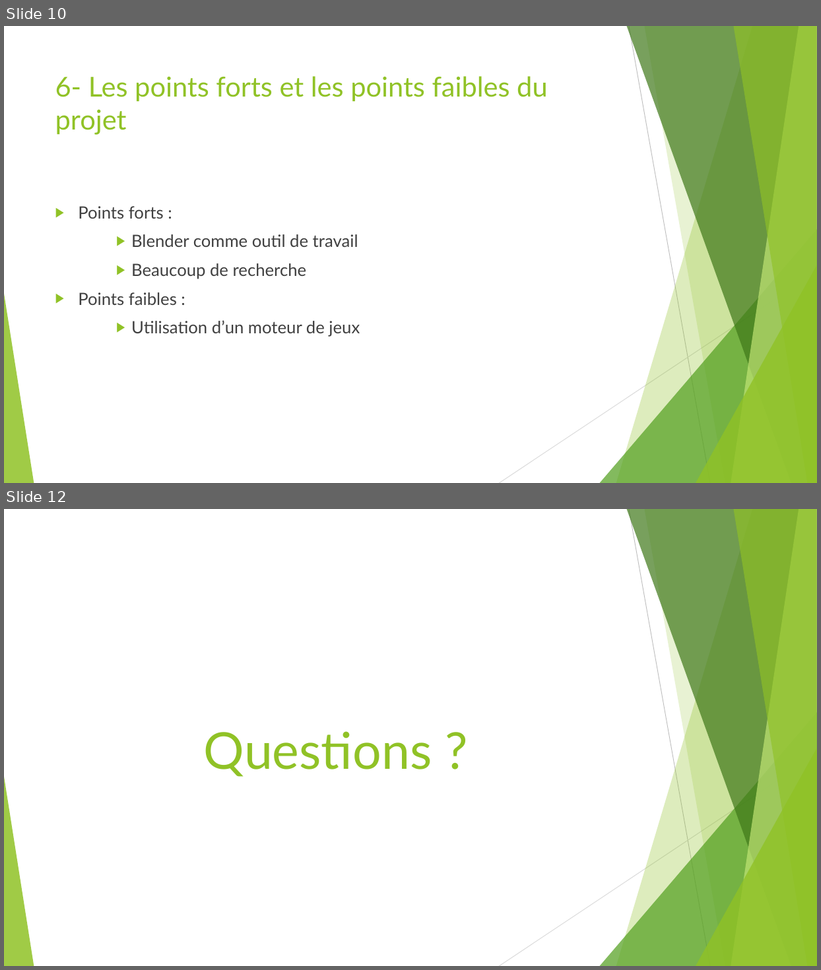
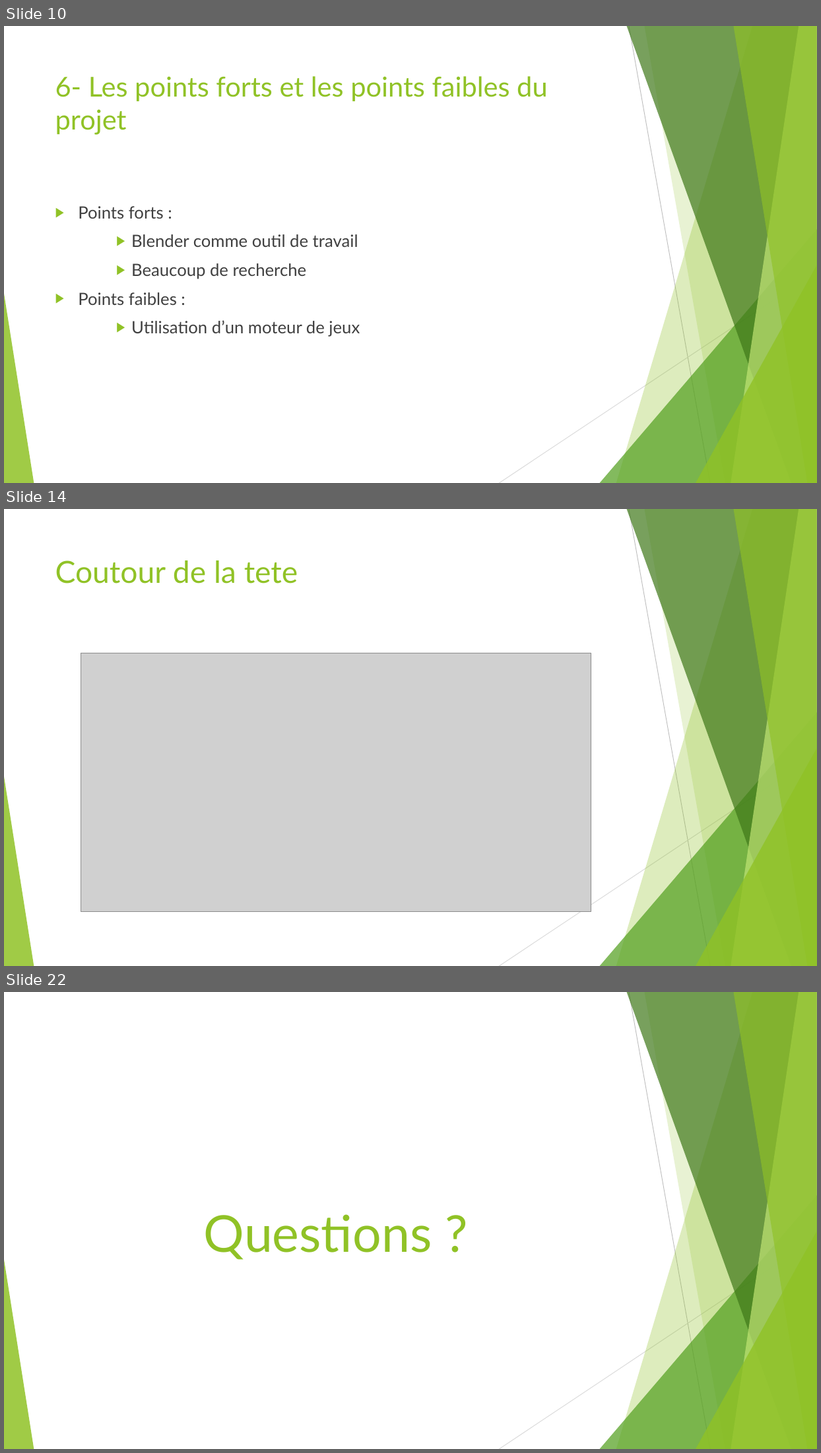
Before and after one commit to bphoul00/Blender_Labyrinth, a slide deck: INF5071.pptx. Shown one above the other, each under a label of ours: slides 10 and 12 before the commit, slides 10, 14 and 22 after it; the slides between them are not shown. The pictures are 821x970 and 821x1453 pixels, drawn with LibreOffice and Linux fonts; fonts in the diff are those of the drawing; grey boxes stand for pictures. Boxes give left, top, right and bottom in pixels: in the first picture for what was removed or moved away, otherwise in the second. Text is boxed around its words. In the diff, an @@ line names an element or a change of style, - is before the commit and + after.

```diff
--- a/INF5071.pptx
+++ b/INF5071.pptx
@@ slide 14 added at [4,509,817,966], background #FFFFFF; not listed: 10 template elements that a slide beside it also shows @@
@@ title added at [55,560,298,584], 36 pt, text #90C226 @@
+Coutour de la tete
@@ picture added at [81,653,591,912] @@
@@ what was slide 12 is now slide 22 @@
```
Also in this commit, not shown: 4 slides changed, 9 other slides added, 2 other files.
